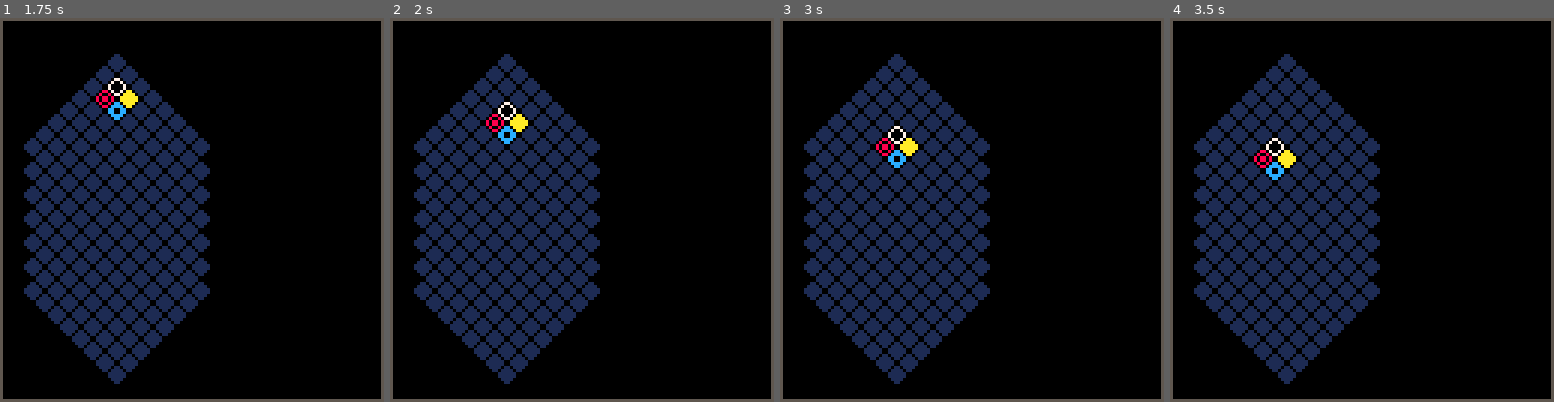
Above: before the commit, frames 1-4 (left to right).
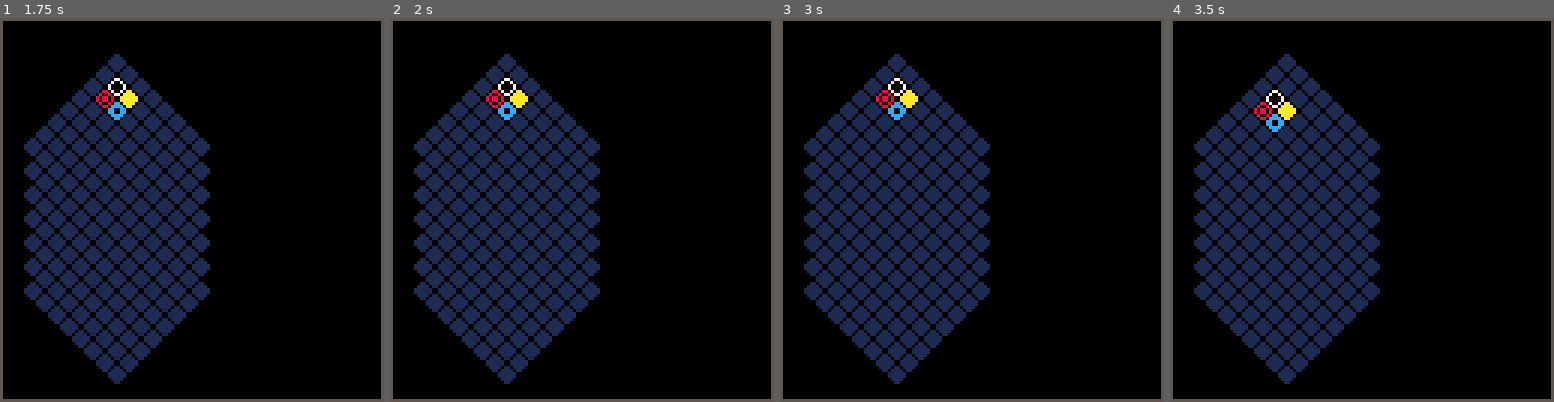
Above: after the commit, the same moments.

Repository: andrewedstrom/picolumia
Game: PICO-8 cartridge picolumia.p8
Two runs of this game, one before a commit and one after it. Both use one fixed random seed, a clock stepped at 60 frames per second and the inputs below.
Inputs:
- Up to frame 1 (1.75 s): hold Right from 1.6 s (still down)
- Up to frame 2 (2 s): keep holding Right
- Up to frame 3 (3 s): release Right at 2.1 s; hold Right from 2.47 s (still down)
- Up to frame 4 (3.5 s): release Right at 3.03 s; hold Left from 3.08 s (still down)

Frame 1 is identical in both runs. In frame 2, 1.0% of the frame differs, in the area x 25-36%, y 15-33%; in frame 3, 1.2%, in the area x 25-36%, y 15-40%; in frame 4, 1.2%.

Commit message:
refactor

Diff:
--- a/picolumia.p8
+++ b/picolumia.p8
@@ -41,9 +41,9 @@
     if btnp(0) then
         move_left()
         timer = 0
-
-    -- elseif btn(1) then
-        -- move_right()
+    elseif btnp(1) then
+        move_right()
+        timer = 0
     end
 end
 
@@ -81,16 +81,39 @@
         move_piece(player.y,player.x,next_y,next_x)
 
         local one_row_up_x = x_for_next_row(player.y+1,next_x)
-        move_piece(player.y+1,next_x,next_y+1,one_row_up_x)
-        move_piece(player.y+1,next_x+1,next_y+1,one_row_up_x+1)
-
-        move_piece(player.y+2,player.x,next_y+2,next_x)
+        local p1 = player:player1()
+        move_piece(p1.y,p1.x,next_y+1,one_row_up_x)
+
+        local p2 = player:player2()
+        move_piece(p2.y,p2.x,next_y+1,one_row_up_x+1)
+
+        local p3 = player:player3()
+        move_piece(p3.y,p3.x,next_y+2,next_x)
 
         player.x = next_x
         player.y = next_y
     else
         new_quad()
     end
+end
+
+function move_right()
+    -- local next_y=player.y-1
+    -- local next_x=x_for_next_row(player.y, player.x)+1
+    -- if next_y > 0 and board[next_y][next_x] == empty then
+    --     move_piece(player.y,player.x,next_y,next_x)
+
+    --     local one_row_up_x = x_for_next_row(player.y+1,next_x)
+    --     move_piece(player.y+1,next_x,next_y+1,one_row_up_x)
+    --     move_piece(player.y+1,next_x+1,next_y+1,one_row_up_x+1)
+
+    --     move_piece(player.y+2,player.x,next_y+2,next_x)
+
+    --     player.x = next_x
+    --     player.y = next_y
+    -- else
+    --     new_quad()
+    -- end
 end
 
 -- function move_right()
